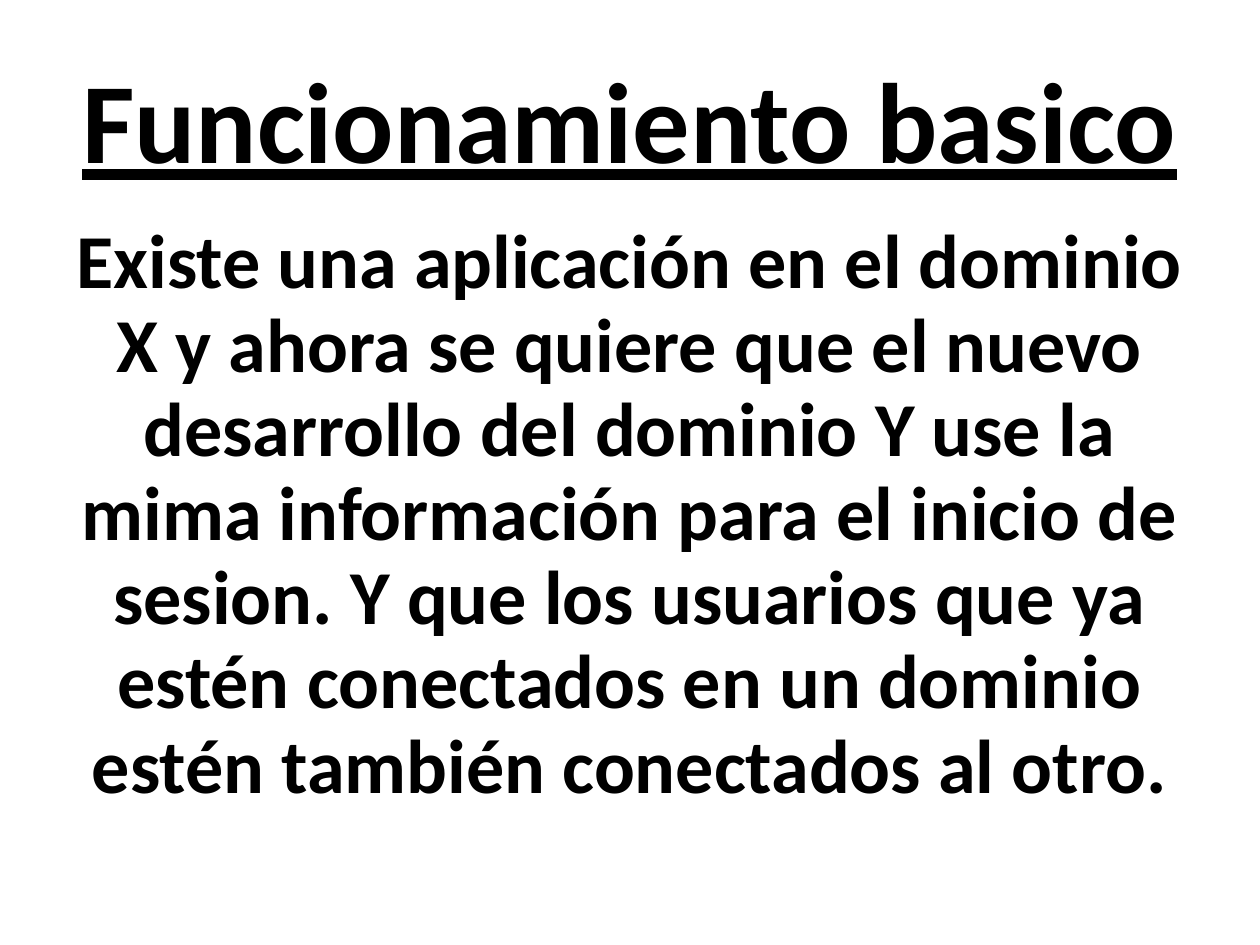
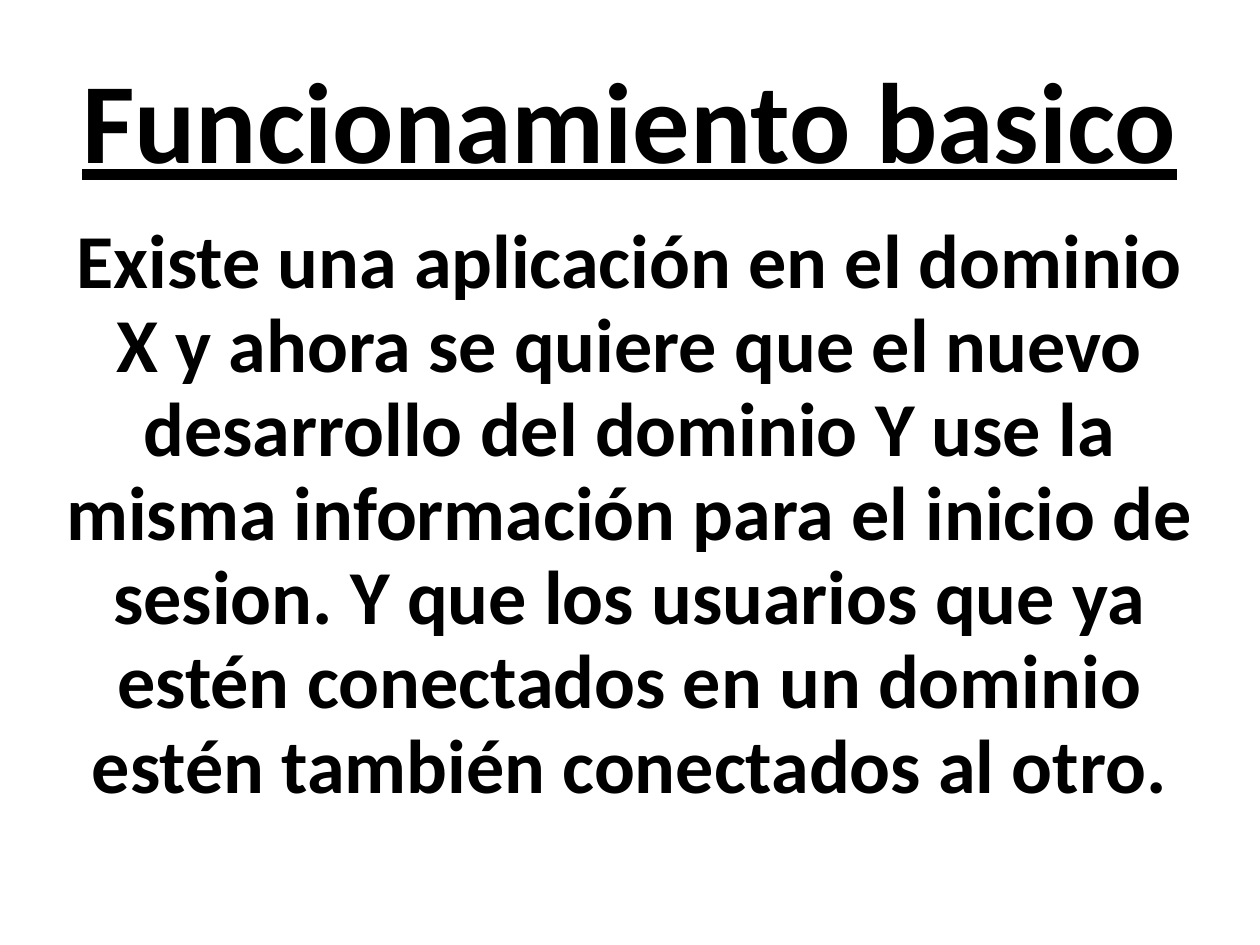
Before and after one commit to ltisera/MazeRedes, a slide deck: slide 7 of SSO.ppt. Drawn at 1260x945 pixels with LibreOffice and Linux fonts; fonts in the diff are those of the drawing. Boxes give left, top, right and bottom in pixels: in the first picture for what was removed or moved away, otherwise in the second. Text is boxed around its words. In the diff, an @@ line names an element or a change of style, - is before the commit and + after.

```diff
--- a/SSO.ppt
+++ b/SSO.ppt
@@ text at box(66, 234, 1192, 794): text changed @@
-Existe una aplicación en el dominio X y ahora se quiere que el nuevo desarrollo del dominio Y use la mima información para el inicio de sesion. Y que los usuarios que ya estén conectados en un dominio estén también conectados al otro.
+Existe una aplicación en el dominio X y ahora se quiere que el nuevo desarrollo del dominio Y use la misma información para el inicio de sesion. Y que los usuarios que ya estén conectados en un dominio estén también conectados al otro.
```
Also in this commit, not shown: 20 slides added, 2 other files.
